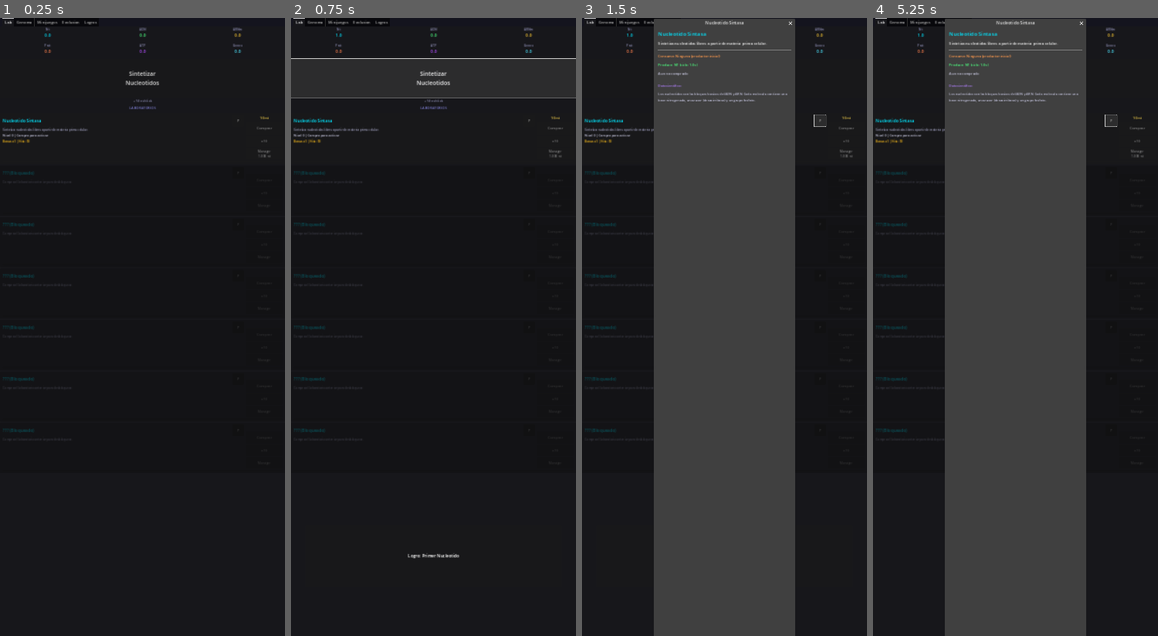
Above: before the commit, frames 1-4 (left to right).
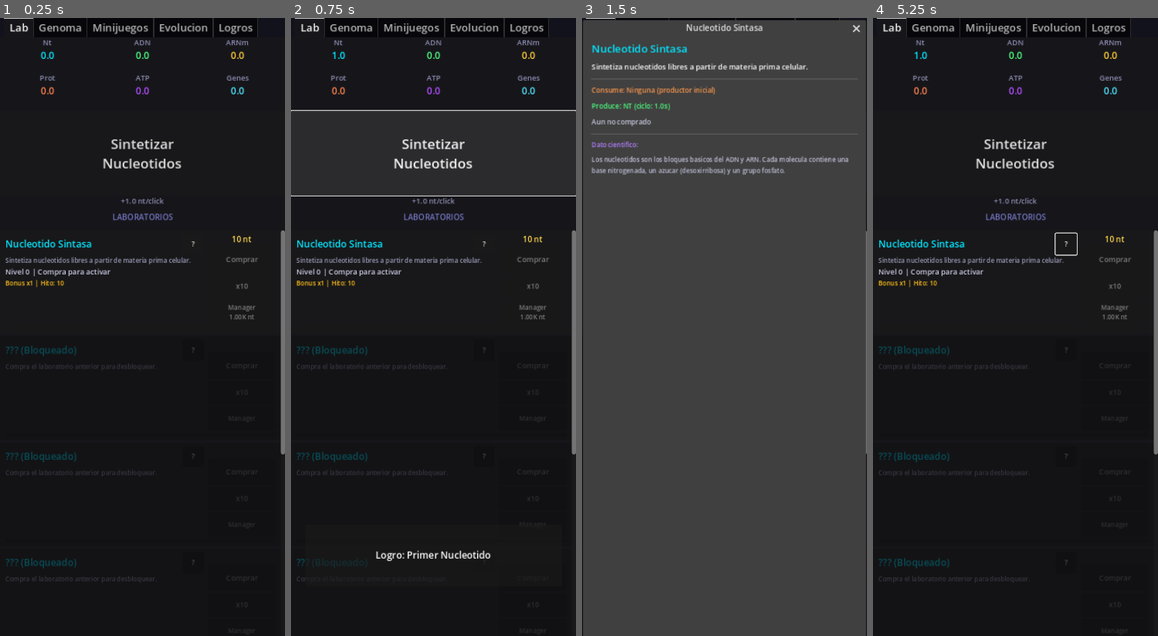
Above: after the commit, the same moments.

Repository: agenteiasack-ux/diagrama-medmol
Game: Godot game, scene res://scenes/main/Main.tscn
Two runs of this game, one before a commit and one after it. Both use one fixed random seed, a clock stepped at 60 frames per second and the inputs below.
Inputs:
- Up to frame 1 (0.25 s): no input
- Up to frame 2 (0.75 s): click "Sintetizar Nucleotidos" at 0.5 s
- Up to frame 3 (1.5 s): click "?" at 1.25 s
- Up to frame 4 (5.25 s): click "Sintetizar Nucleotidos" at 2 s; click "?" at 2.75 s; click "Sintetizar Nucleotidos" at 3.5 s; click "?" at 4.25 s; tap Enter at 5 s

The runs differ from the first frame. In frame 1, 4.7% of the frame differs, in the area x 0-100%, y 0-92%; in frame 2, 6.1%; in frame 3, 52%; in frame 4, 52%, in the area x 0-100%, y 0-100%.

Commit message:
fix: scale UI for mobile — change viewport to 540×1170 and update all font/element sizes
Viewport 1080×2340 rendered 1:1 on the Motorola (no scaling), making all
text ~0.9 mm tall and unreadable. Changing to 540×1170 forces a 2x scale so
every pixel in the design appears as 2 physical pixels on screen.

Also fixes layout overflow at the new viewport width:
- GenomeBoard cells: 196×148 → 96×80 (5 cols fit in 540px)
- GATKSequencing base buttons: 120 → 80px, DEL/OK: 100 → 72px
- GelElectrophoresis fragment buttons: 150 → 90px (5 fit without overflow)

Visual improvements across all screens: increased font sizes, better
spacing, and more prominent touch targets throughout Lab, Genome,
Minigames, Evolution, and Achievements views.

https://claude.ai/code/session_01Fkjp38Jnk1xyyToovxLUvQ

Diff:
--- a/genomia/project.godot
+++ b/genomia/project.godot
@@ -24,9 +24,9 @@
 
 [display]
 
-window/size/viewport_width=1080
-window/size/viewport_height=2340
-window/size/mode=0
+window/size/viewport_width=540
+window/size/viewport_height=1170
+window/size/mode=2
 window/stretch/mode="canvas_items"
 window/stretch/aspect="expand"
 
--- a/genomia/scenes/achievements/AchievementsView.tscn
+++ b/genomia/scenes/achievements/AchievementsView.tscn
@@ -13,19 +13,19 @@
 theme_override_constants/separation = 8
 
 [node name="Header" type="Label" parent="MainLayout"]
-custom_minimum_size = Vector2(0, 50)
+custom_minimum_size = Vector2(0, 56)
 size_flags_horizontal = 3
 horizontal_alignment = 1
 vertical_alignment = 1
 text = "Logros"
-theme_override_font_sizes/font_size = 20
+theme_override_font_sizes/font_size = 22
 theme_override_colors/font_color = Color(1.0, 0.85, 0.2, 1.0)
 
 [node name="CountLabel" type="Label" parent="MainLayout"]
 size_flags_horizontal = 3
 horizontal_alignment = 1
 text = "0 / 20 logros desbloqueados"
-theme_override_font_sizes/font_size = 14
+theme_override_font_sizes/font_size = 15
 theme_override_colors/font_color = Color(0.65, 0.65, 0.75, 1.0)
 
 [node name="AchScroll" type="ScrollContainer" parent="MainLayout"]
--- a/genomia/scenes/evolution/EvolutionTree.tscn
+++ b/genomia/scenes/evolution/EvolutionTree.tscn
@@ -13,12 +13,12 @@
 theme_override_constants/separation = 10
 
 [node name="Header" type="Label" parent="MainLayout"]
-custom_minimum_size = Vector2(0, 50)
+custom_minimum_size = Vector2(0, 56)
 size_flags_horizontal = 3
 horizontal_alignment = 1
 vertical_alignment = 1
 text = "Evolucion Genetica"
-theme_override_font_sizes/font_size = 20
+theme_override_font_sizes/font_size = 22
 theme_override_colors/font_color = Color(0.4, 1.0, 0.6, 1.0)
 
 [node name="StatsBox" type="HBoxContainer" parent="MainLayout"]
@@ -29,14 +29,14 @@
 size_flags_horizontal = 3
 text = "Nivel Evolucion: 0"
 horizontal_alignment = 1
-theme_override_font_sizes/font_size = 16
+theme_override_font_sizes/font_size = 17
 theme_override_colors/font_color = Color(0.7, 1.0, 0.75, 1.0)
 
 [node name="CreditsLabel" type="Label" parent="MainLayout/StatsBox"]
 size_flags_horizontal = 3
 text = "Creditos Evolutivos: 0 EC"
 horizontal_alignment = 1
-theme_override_font_sizes/font_size = 16
+theme_override_font_sizes/font_size = 17
 theme_override_colors/font_color = Color(1.0, 0.85, 0.2, 1.0)
 
 [node name="ThresholdLabel" type="Label" parent="MainLayout"]
@@ -50,14 +50,14 @@
 size_flags_horizontal = 3
 horizontal_alignment = 1
 text = "Tienes: 0 mutantes"
-theme_override_font_sizes/font_size = 15
+theme_override_font_sizes/font_size = 16
 theme_override_colors/font_color = Color(0.9, 0.6, 1.0, 1.0)
 
 [node name="PrestigeButton" type="Button" parent="MainLayout"]
-custom_minimum_size = Vector2(0, 80)
+custom_minimum_size = Vector2(0, 88)
 size_flags_horizontal = 3
 text = "EVOLUCIONAR (faltan mutantes)"
-theme_override_font_sizes/font_size = 20
+theme_override_font_sizes/font_size = 22
 
 [node name="SepLabel" type="Label" parent="MainLayout"]
 size_flags_horizontal = 3
--- a/genomia/scenes/genome/GenomeBoard.tscn
+++ b/genomia/scenes/genome/GenomeBoard.tscn
@@ -13,7 +13,7 @@
 theme_override_constants/separation = 0
 
 [node name="TopBar" type="HBoxContainer" parent="MainLayout"]
-custom_minimum_size = Vector2(0, 70)
+custom_minimum_size = Vector2(0, 76)
 size_flags_horizontal = 3
 theme_override_constants/separation = 10
 
@@ -21,28 +21,28 @@
 size_flags_horizontal = 3
 size_flags_vertical = 4
 text = "Genes: 0"
-theme_override_font_sizes/font_size = 15
+theme_override_font_sizes/font_size = 17
 theme_override_colors/font_color = Color(0.3, 0.9, 1.0, 1.0)
 
 [node name="SequenceButton" type="Button" parent="MainLayout/TopBar"]
-custom_minimum_size = Vector2(280, 54)
+custom_minimum_size = Vector2(180, 50)
 size_flags_vertical = 4
-text = "Secuenciar Gen (5 genes)"
+text = "Secuenciar (5 genes)"
 theme_override_font_sizes/font_size = 14
 disabled = true
 
 [node name="BoardFullLabel" type="Label" parent="MainLayout/TopBar"]
 size_flags_vertical = 4
-text = "Tablero lleno!"
-theme_override_font_sizes/font_size = 12
+text = "Lleno!"
+theme_override_font_sizes/font_size = 14
 theme_override_colors/font_color = Color(1.0, 0.4, 0.3, 1.0)
 visible = false
 
 [node name="MergeHint" type="Label" parent="MainLayout"]
-custom_minimum_size = Vector2(0, 32)
+custom_minimum_size = Vector2(0, 36)
 size_flags_horizontal = 3
 horizontal_alignment = 1
-theme_override_font_sizes/font_size = 13
+theme_override_font_sizes/font_size = 14
 theme_override_colors/font_color = Color(1.0, 0.85, 0.2, 1.0)
 
 [node name="BoardScroll" type="ScrollContainer" parent="MainLayout"]
@@ -56,8 +56,8 @@
 theme_override_constants/v_separation = 4
 
 [node name="MutantLog" type="Label" parent="MainLayout"]
-custom_minimum_size = Vector2(0, 28)
+custom_minimum_size = Vector2(0, 32)
 size_flags_horizontal = 3
 horizontal_alignment = 1
-theme_override_font_sizes/font_size = 13
+theme_override_font_sizes/font_size = 14
 theme_override_colors/font_color = Color(0.0, 1.0, 0.6, 1.0)
--- a/genomia/scenes/lab/Lab.tscn
+++ b/genomia/scenes/lab/Lab.tscn
@@ -13,32 +13,32 @@
 theme_override_constants/separation = 0
 
 [node name="ResourceGrid" type="GridContainer" parent="MainLayout"]
-custom_minimum_size = Vector2(0, 100)
+custom_minimum_size = Vector2(0, 140)
 size_flags_horizontal = 3
 columns = 3
 theme_override_constants/h_separation = 0
 theme_override_constants/v_separation = 0
 
 [node name="ClickButton" type="Button" parent="MainLayout"]
-custom_minimum_size = Vector2(0, 148)
+custom_minimum_size = Vector2(0, 160)
 size_flags_horizontal = 3
 text = "Sintetizar\nNucleotidos"
-theme_override_font_sizes/font_size = 22
+theme_override_font_sizes/font_size = 26
 
 [node name="ClickRateLabel" type="Label" parent="MainLayout"]
-custom_minimum_size = Vector2(0, 26)
+custom_minimum_size = Vector2(0, 30)
 size_flags_horizontal = 3
 text = "+1.0 nt/click"
 horizontal_alignment = 1
-theme_override_font_sizes/font_size = 12
+theme_override_font_sizes/font_size = 14
 theme_override_colors/font_color = Color(0.55, 0.55, 0.7, 1.0)
 
 [node name="SectionLabel" type="Label" parent="MainLayout"]
-custom_minimum_size = Vector2(0, 32)
+custom_minimum_size = Vector2(0, 36)
 size_flags_horizontal = 3
 text = "LABORATORIOS"
 horizontal_alignment = 1
-theme_override_font_sizes/font_size = 13
+theme_override_font_sizes/font_size = 15
 theme_override_colors/font_color = Color(0.45, 0.45, 0.75, 1.0)
 
 [node name="ProducerScroll" type="ScrollContainer" parent="MainLayout"]
--- a/genomia/scenes/lab/ProducerRow.tscn
+++ b/genomia/scenes/lab/ProducerRow.tscn
@@ -3,7 +3,7 @@
 [ext_resource type="Script" path="res://scripts/lab/ProducerRowController.gd" id="1_row01"]
 
 [node name="ProducerRow" type="PanelContainer"]
-custom_minimum_size = Vector2(0, 148)
+custom_minimum_size = Vector2(0, 155)
 size_flags_horizontal = 3
 script = ExtResource("1_row01")
 
@@ -30,59 +30,59 @@
 [node name="NameLabel" type="Label" parent="Margin/MainVBox/ContentRow/Info/NameRow"]
 size_flags_horizontal = 3
 text = "Productor"
-theme_override_font_sizes/font_size = 16
+theme_override_font_sizes/font_size = 18
 theme_override_colors/font_color = Color(0.0, 0.9, 1.0, 1.0)
 
 [node name="InfoButton" type="Button" parent="Margin/MainVBox/ContentRow/Info/NameRow"]
-custom_minimum_size = Vector2(44, 44)
+custom_minimum_size = Vector2(40, 40)
 text = "?"
 theme_override_font_sizes/font_size = 13
 
 [node name="DescLabel" type="Label" parent="Margin/MainVBox/ContentRow/Info"]
 text = "Descripcion del proceso biologico."
-theme_override_font_sizes/font_size = 11
+theme_override_font_sizes/font_size = 12
 theme_override_colors/font_color = Color(0.6, 0.6, 0.72, 1.0)
 autowrap_mode = 2
 
 [node name="StatsLabel" type="Label" parent="Margin/MainVBox/ContentRow/Info"]
 text = "Nivel 0 | sin comprar"
-theme_override_font_sizes/font_size = 12
+theme_override_font_sizes/font_size = 14
 theme_override_colors/font_color = Color(0.8, 0.8, 0.9, 1.0)
 
 [node name="MilestoneLabel" type="Label" parent="Margin/MainVBox/ContentRow/Info"]
 text = "Bonus x1 | Hito: 10"
-theme_override_font_sizes/font_size = 11
+theme_override_font_sizes/font_size = 12
 theme_override_colors/font_color = Color(1.0, 0.75, 0.1, 1.0)
 
 [node name="Actions" type="VBoxContainer" parent="Margin/MainVBox/ContentRow"]
-custom_minimum_size = Vector2(138, 0)
+custom_minimum_size = Vector2(128, 0)
 alignment = 1
 theme_override_constants/separation = 3
 
 [node name="CostLabel" type="Label" parent="Margin/MainVBox/ContentRow/Actions"]
 text = "10 nt"
 horizontal_alignment = 1
-theme_override_font_sizes/font_size = 13
+theme_override_font_sizes/font_size = 15
 theme_override_colors/font_color = Color(1.0, 0.85, 0.3, 1.0)
 
 [node name="BuyButton" type="Button" parent="Margin/MainVBox/ContentRow/Actions"]
-custom_minimum_size = Vector2(130, 48)
+custom_minimum_size = Vector2(120, 50)
 text = "Comprar"
+theme_override_font_sizes/font_size = 14
+
+[node name="BuyX10Button" type="Button" parent="Margin/MainVBox/ContentRow/Actions"]
+custom_minimum_size = Vector2(120, 46)
+text = "x10"
 theme_override_font_sizes/font_size = 13
 
-[node name="BuyX10Button" type="Button" parent="Margin/MainVBox/ContentRow/Actions"]
-custom_minimum_size = Vector2(130, 44)
-text = "x10"
+[node name="ManagerButton" type="Button" parent="Margin/MainVBox/ContentRow/Actions"]
+custom_minimum_size = Vector2(120, 46)
+text = "Manager"
 theme_override_font_sizes/font_size = 12
-
-[node name="ManagerButton" type="Button" parent="Margin/MainVBox/ContentRow/Actions"]
-custom_minimum_size = Vector2(130, 44)
-text = "Manager"
-theme_override_font_sizes/font_size = 11
 disabled = true
 
 [node name="CycleBar" type="ProgressBar" parent="Margin/MainVBox"]
-custom_minimum_size = Vector2(0, 7)
+custom_minimum_size = Vector2(0, 8)
 size_flags_horizontal = 3
 min_value = 0.0
 max_value = 100.0
--- a/genomia/scenes/main/Main.tscn
+++ b/genomia/scenes/main/Main.tscn
@@ -15,14 +15,14 @@
 [node name="Background" type="ColorRect" parent="."]
 anchor_right = 1.0
 anchor_bottom = 1.0
-color = Color(0.08, 0.08, 0.12, 1.0)
+color = Color(0.07, 0.07, 0.11, 1.0)
 z_index = -1
 
 [node name="TabContainer" type="TabContainer" parent="."]
 anchor_right = 1.0
 anchor_bottom = 1.0
 current_tab = 0
-theme_override_font_sizes/font_size = 14
+theme_override_font_sizes/font_size = 20
 
 [node name="Lab" parent="TabContainer" instance=ExtResource("1_lbjrp")]
 
@@ -52,7 +52,7 @@
 horizontal_alignment = 1
 vertical_alignment = 1
 text = "Logro desbloqueado!"
-theme_override_font_sizes/font_size = 16
+theme_override_font_sizes/font_size = 18
 
 [node name="OfflinePopup" type="AcceptDialog" parent="."]
 title = "Bienvenido de vuelta"
--- a/genomia/scenes/minigames/GATKSequencing.tscn
+++ b/genomia/scenes/minigames/GATKSequencing.tscn
@@ -64,75 +64,75 @@
 theme_override_constants/separation = 10
 
 [node name="Slot0" type="Label" parent="MainLayout/CurrentGuess/Display"]
-custom_minimum_size = Vector2(72, 60)
+custom_minimum_size = Vector2(56, 52)
 text = "_"
 horizontal_alignment = 1
 vertical_alignment = 1
-theme_override_font_sizes/font_size = 28
+theme_override_font_sizes/font_size = 26
 theme_override_colors/font_color = Color(0.9, 0.9, 1.0, 1.0)
 
 [node name="Slot1" type="Label" parent="MainLayout/CurrentGuess/Display"]
-custom_minimum_size = Vector2(72, 60)
+custom_minimum_size = Vector2(56, 52)
 text = "_"
 horizontal_alignment = 1
 vertical_alignment = 1
-theme_override_font_sizes/font_size = 28
+theme_override_font_sizes/font_size = 26
 theme_override_colors/font_color = Color(0.9, 0.9, 1.0, 1.0)
 
 [node name="Slot2" type="Label" parent="MainLayout/CurrentGuess/Display"]
-custom_minimum_size = Vector2(72, 60)
+custom_minimum_size = Vector2(56, 52)
 text = "_"
 horizontal_alignment = 1
 vertical_alignment = 1
-theme_override_font_sizes/font_size = 28
+theme_override_font_sizes/font_size = 26
 theme_override_colors/font_color = Color(0.9, 0.9, 1.0, 1.0)
 
 [node name="Slot3" type="Label" parent="MainLayout/CurrentGuess/Display"]
-custom_minimum_size = Vector2(72, 60)
+custom_minimum_size = Vector2(56, 52)
 text = "_"
 horizontal_alignment = 1
 vertical_alignment = 1
-theme_override_font_sizes/font_size = 28
+theme_override_font_sizes/font_size = 26
 theme_override_colors/font_color = Color(0.9, 0.9, 1.0, 1.0)
 
 [node name="Buttons" type="HBoxContainer" parent="MainLayout/CurrentGuess"]
 size_flags_horizontal = 3
 alignment = 1
-theme_override_constants/separation = 8
+theme_override_constants/separation = 6
 
 [node name="ABtn" type="Button" parent="MainLayout/CurrentGuess/Buttons"]
-custom_minimum_size = Vector2(120, 80)
+custom_minimum_size = Vector2(80, 72)
 text = "A"
-theme_override_font_sizes/font_size = 26
+theme_override_font_sizes/font_size = 24
 theme_override_colors/font_color = Color(0.2, 1.0, 0.8, 1.0)
 
 [node name="TBtn" type="Button" parent="MainLayout/CurrentGuess/Buttons"]
-custom_minimum_size = Vector2(120, 80)
+custom_minimum_size = Vector2(80, 72)
 text = "T"
-theme_override_font_sizes/font_size = 26
+theme_override_font_sizes/font_size = 24
 theme_override_colors/font_color = Color(1.0, 0.5, 0.2, 1.0)
 
 [node name="GBtn" type="Button" parent="MainLayout/CurrentGuess/Buttons"]
-custom_minimum_size = Vector2(120, 80)
+custom_minimum_size = Vector2(80, 72)
 text = "G"
-theme_override_font_sizes/font_size = 26
+theme_override_font_sizes/font_size = 24
 theme_override_colors/font_color = Color(0.3, 0.9, 0.3, 1.0)
 
 [node name="CBtn" type="Button" parent="MainLayout/CurrentGuess/Buttons"]
-custom_minimum_size = Vector2(120, 80)
+custom_minimum_size = Vector2(80, 72)
 text = "C"
-theme_override_font_sizes/font_size = 26
+theme_override_font_sizes/font_size = 24
 theme_override_colors/font_color = Color(0.8, 0.4, 1.0, 1.0)
 
 [node name="DelBtn" type="Button" parent="MainLayout/CurrentGuess/Buttons"]
-custom_minimum_size = Vector2(100, 80)
+custom_minimum_size = Vector2(72, 72)
 text = "DEL"
-theme_override_font_sizes/font_size = 18
+theme_override_font_sizes/font_size = 16
 
 [node name="OKBtn" type="Button" parent="MainLayout/CurrentGuess/Buttons"]
-custom_minimum_size = Vector2(100, 80)
+custom_minimum_size = Vector2(72, 72)
 text = "OK"
-theme_override_font_sizes/font_size = 18
+theme_override_font_sizes/font_size = 16
 theme_override_colors/font_color = Color(0.2, 1.0, 0.4, 1.0)
 
 [node name="ResultPanel" type="Control" parent="."]
--- a/genomia/scenes/minigames/MiniGameHub.tscn
+++ b/genomia/scenes/minigames/MiniGameHub.tscn
@@ -13,12 +13,12 @@
 theme_override_constants/separation = 0
 
 [node name="HubHeader" type="Label" parent="MainLayout"]
-custom_minimum_size = Vector2(0, 56)
+custom_minimum_size = Vector2(0, 60)
 size_flags_horizontal = 3
 horizontal_alignment = 1
 vertical_alignment = 1
 text = "Minijuegos del Laboratorio"
-theme_override_font_sizes/font_size = 18
+theme_override_font_sizes/font_size = 20
 theme_override_colors/font_color = Color(0.0, 0.9, 1.0, 1.0)
 
 [node name="ListScroll" type="ScrollContainer" parent="MainLayout"]
--- a/genomia/scripts/achievements/AchievementsController.gd
+++ b/genomia/scripts/achievements/AchievementsController.gd
@@ -26,7 +26,7 @@
 	var is_unlocked: bool = AchievementManager.unlocked.get(ach_id, false)
 
 	var panel := PanelContainer.new()
-	panel.custom_minimum_size = Vector2(0, 70)
+	panel.custom_minimum_size = Vector2(0, 80)
 	ach_list.add_child(panel)
 
 	var hbox := HBoxContainer.new()
@@ -50,7 +50,7 @@
 
 	var name_lbl := Label.new()
 	name_lbl.text = data["name"] if is_unlocked else "???"
-	name_lbl.add_theme_font_size_override("font_size", 15)
+	name_lbl.add_theme_font_size_override("font_size", 16)
 	name_lbl.add_theme_color_override(
 		"font_color", Color(1.0, 0.95, 0.6) if is_unlocked else Color(0.5, 0.5, 0.55)
 	)
@@ -58,7 +58,7 @@
 
 	var desc_lbl := Label.new()
 	desc_lbl.text = data["desc"] if is_unlocked else "Sigue jugando para descubrirlo"
-	desc_lbl.add_theme_font_size_override("font_size", 12)
+	desc_lbl.add_theme_font_size_override("font_size", 13)
 	desc_lbl.add_theme_color_override(
 		"font_color", Color(0.75, 0.75, 0.8) if is_unlocked else Color(0.4, 0.4, 0.45)
 	)
--- a/genomia/scripts/evolution/EvolutionTreeController.gd
+++ b/genomia/scripts/evolution/EvolutionTreeController.gd
@@ -47,25 +47,25 @@
 
 	var name_lbl := Label.new()
 	name_lbl.text = data["name"]
-	name_lbl.add_theme_font_size_override("font_size", 15)
+	name_lbl.add_theme_font_size_override("font_size", 16)
 	name_lbl.add_theme_color_override("font_color", Color(0.9, 0.95, 1.0))
 	vbox.add_child(name_lbl)
 
 	var desc_lbl := Label.new()
 	desc_lbl.text = data["desc"]
-	desc_lbl.add_theme_font_size_override("font_size", 11)
+	desc_lbl.add_theme_font_size_override("font_size", 12)
 	desc_lbl.add_theme_color_override("font_color", Color(0.65, 0.65, 0.75))
 	desc_lbl.autowrap_mode = TextServer.AUTOWRAP_WORD_SMART
 	vbox.add_child(desc_lbl)
 
 	var cost_lbl := Label.new()
 	cost_lbl.text = "%d EC" % data["cost"]
-	cost_lbl.add_theme_font_size_override("font_size", 13)
+	cost_lbl.add_theme_font_size_override("font_size", 14)
 	cost_lbl.add_theme_color_override("font_color", Color(1.0, 0.85, 0.2))
 	vbox.add_child(cost_lbl)
 
 	var btn := Button.new()
-	btn.custom_minimum_size = Vector2(0, 44)
+	btn.custom_minimum_size = Vector2(0, 46)
 	btn.add_theme_font_size_override("font_size", 14)
 	btn.pressed.connect(_on_upgrade_pressed.bind(upgrade_id))
 	vbox.add_child(btn)
--- a/genomia/scripts/genome/GenomeBoardController.gd
+++ b/genomia/scripts/genome/GenomeBoardController.gd
@@ -34,7 +34,7 @@
 func _build_cells() -> void:
 	for i in CELLS:
 		var cell := Button.new()
-		cell.custom_minimum_size = Vector2(196, 148)
+		cell.custom_minimum_size = Vector2(96, 80)
 		cell.text = "+"
 		cell.add_theme_color_override("font_color", Color(0.25, 0.25, 0.38))
 		cell.pressed.connect(_on_cell_tapped.bind(i))
--- a/genomia/scripts/lab/LabController.gd
+++ b/genomia/scripts/lab/LabController.gd
@@ -41,14 +41,14 @@
 		var name_lbl := Label.new()
 		name_lbl.text = info["label"]
 		name_lbl.horizontal_alignment = HORIZONTAL_ALIGNMENT_CENTER
-		name_lbl.add_theme_font_size_override("font_size", 11)
+		name_lbl.add_theme_font_size_override("font_size", 14)
 		name_lbl.add_theme_color_override("font_color", Color(0.55, 0.55, 0.7))
 		cell.add_child(name_lbl)
 
 		var amount_lbl := Label.new()
 		amount_lbl.text = "0"
 		amount_lbl.horizontal_alignment = HORIZONTAL_ALIGNMENT_CENTER
-		amount_lbl.add_theme_font_size_override("font_size", 15)
+		amount_lbl.add_theme_font_size_override("font_size", 18)
 		amount_lbl.add_theme_color_override("font_color", info["color"])
 		cell.add_child(amount_lbl)
 		_amount_labels[id] = amount_lbl
@@ -56,7 +56,7 @@
 		var rate_lbl := Label.new()
 		rate_lbl.text = ""
 		rate_lbl.horizontal_alignment = HORIZONTAL_ALIGNMENT_CENTER
-		rate_lbl.add_theme_font_size_override("font_size", 10)
+		rate_lbl.add_theme_font_size_override("font_size", 12)
 		rate_lbl.add_theme_color_override("font_color", Color(0.4, 0.75, 0.4))
 		cell.add_child(rate_lbl)
 		_rate_labels[id] = rate_lbl
--- a/genomia/scripts/minigames/GATKSequencingGame.gd
+++ b/genomia/scripts/minigames/GATKSequencingGame.gd
@@ -53,11 +53,11 @@
 	for _row in MAX_TRIES:
 		for _col in SEQ_LEN:
 			var lbl := Label.new()
-			lbl.custom_minimum_size = Vector2(72, 60)
+			lbl.custom_minimum_size = Vector2(56, 52)
 			lbl.horizontal_alignment = HORIZONTAL_ALIGNMENT_CENTER
 			lbl.vertical_alignment = VERTICAL_ALIGNMENT_CENTER
 			lbl.text = "?"
-			lbl.add_theme_font_size_override("font_size", 20)
+			lbl.add_theme_font_size_override("font_size", 18)
 			lbl.add_theme_color_override("font_color", Color(0.25, 0.25, 0.35))
 			guess_grid.add_child(lbl)
 
--- a/genomia/scripts/minigames/GelElectrophoresisGame.gd
+++ b/genomia/scripts/minigames/GelElectrophoresisGame.gd
@@ -40,8 +40,8 @@
 	for size in _sizes:
 		var btn := Button.new()
 		btn.text = "%d bp" % size
-		btn.custom_minimum_size = Vector2(150, 70)
-		btn.add_theme_font_size_override("font_size", 16)
+		btn.custom_minimum_size = Vector2(90, 65)
+		btn.add_theme_font_size_override("font_size", 14)
 		btn.pressed.connect(_on_fragment_pressed.bind(size, btn))
 		fragment_container.add_child(btn)
 		_buttons[size] = btn
--- a/genomia/scripts/minigames/MiniGameHubController.gd
+++ b/genomia/scripts/minigames/MiniGameHubController.gd
@@ -64,7 +64,7 @@
 
 func _add_card(game_id: String) -> void:
 	var panel := PanelContainer.new()
-	panel.custom_minimum_size = Vector2(0, 120)
+	panel.custom_minimum_size = Vector2(0, 130)
 	game_list.add_child(panel)
 
 	var hbox := HBoxContainer.new()
@@ -78,26 +78,26 @@
 
 	var name_lbl := Label.new()
 	name_lbl.text = GAME_NAMES.get(game_id, game_id)
-	name_lbl.add_theme_font_size_override("font_size", 17)
+	name_lbl.add_theme_font_size_override("font_size", 18)
 	name_lbl.add_theme_color_override("font_color", Color(0.9, 0.95, 1.0))
 	vbox.add_child(name_lbl)
 
 	var desc_lbl := Label.new()
 	desc_lbl.text = GAME_DESC.get(game_id, "")
-	desc_lbl.add_theme_font_size_override("font_size", 12)
+	desc_lbl.add_theme_font_size_override("font_size", 13)
 	desc_lbl.add_theme_color_override("font_color", Color(0.65, 0.65, 0.75))
 	desc_lbl.autowrap_mode = TextServer.AUTOWRAP_WORD_SMART
 	vbox.add_child(desc_lbl)
 
 	var reward_lbl := Label.new()
 	reward_lbl.text = GAME_REWARDS.get(game_id, "")
-	reward_lbl.add_theme_font_size_override("font_size", 12)
+	reward_lbl.add_theme_font_size_override("font_size", 13)
 	reward_lbl.add_theme_color_override("font_color", Color(0.3, 1.0, 0.5))
 	vbox.add_child(reward_lbl)
 
 	var play_btn := Button.new()
-	play_btn.custom_minimum_size = Vector2(150, 80)
-	play_btn.add_theme_font_size_override("font_size", 16)
+	play_btn.custom_minimum_size = Vector2(130, 80)
+	play_btn.add_theme_font_size_override("font_size", 17)
 	play_btn.pressed.connect(_on_play_pressed.bind(game_id))
 	hbox.add_child(play_btn)
 
